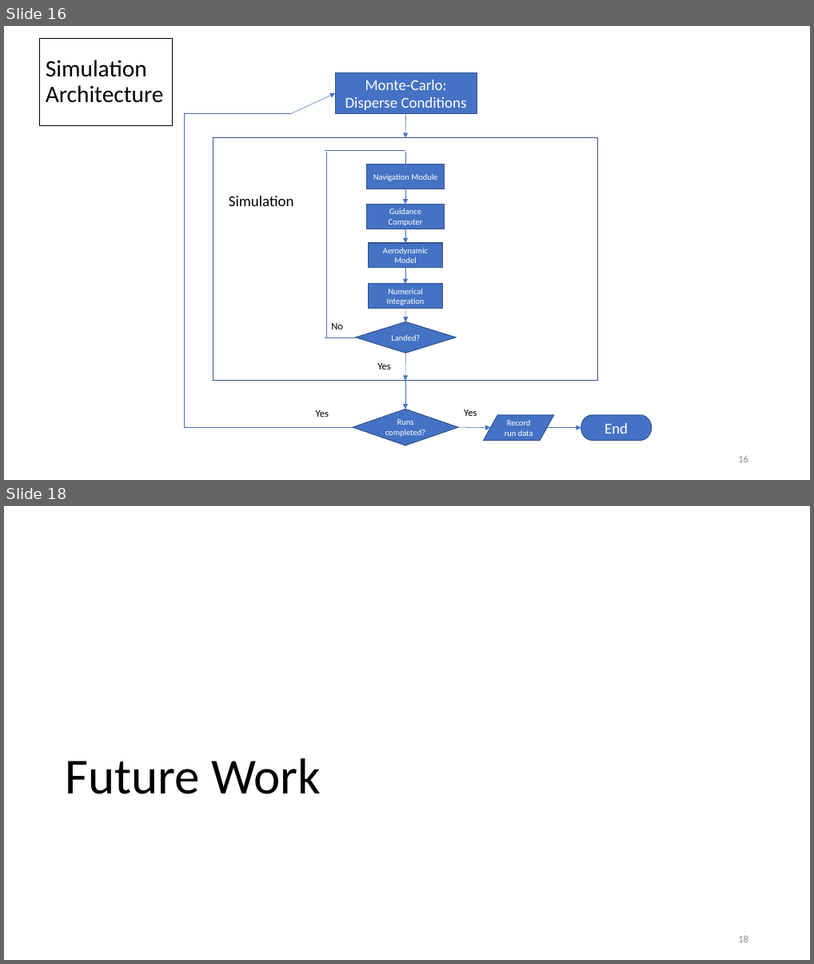
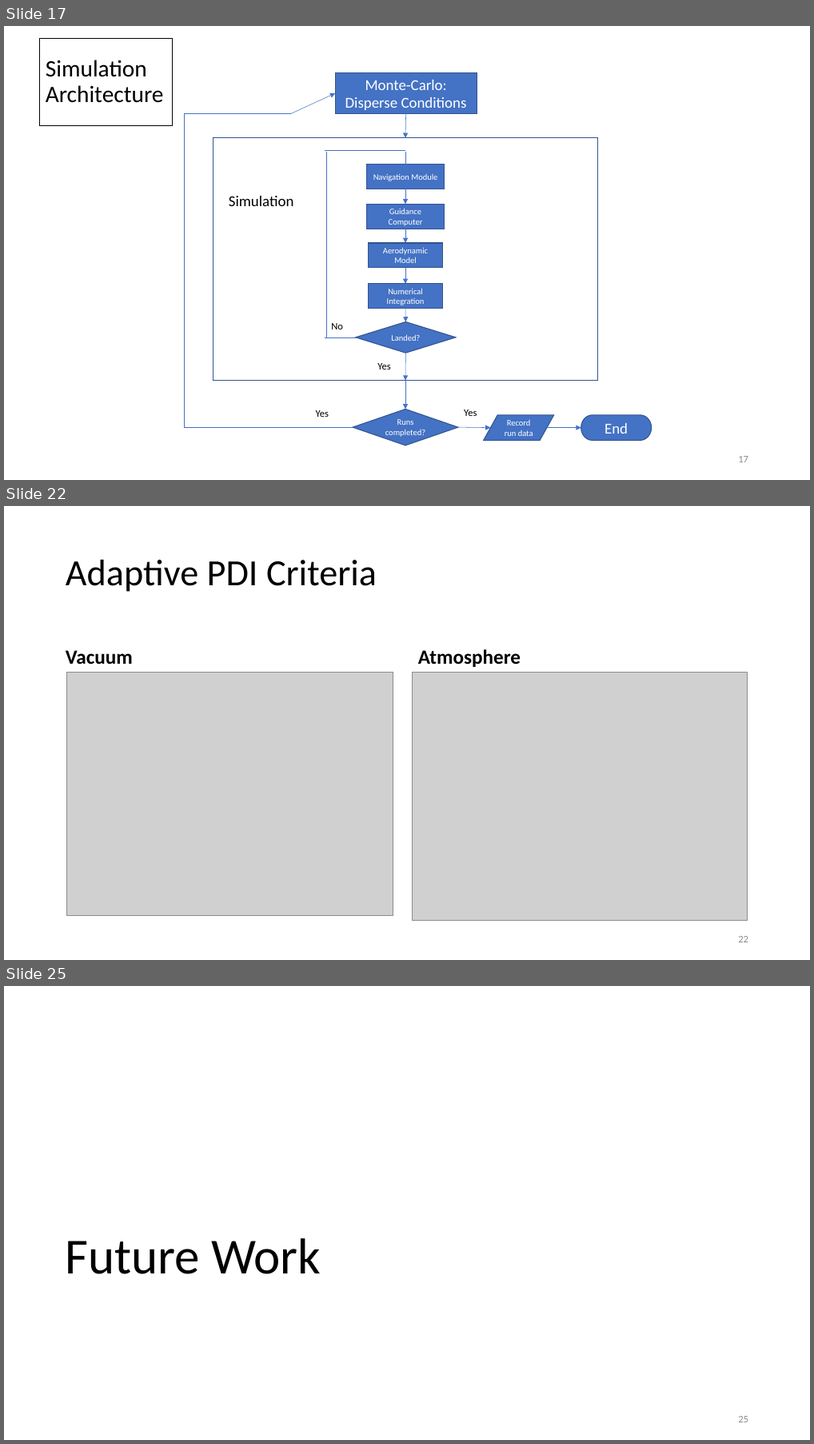
Before and after one commit to ldstrohl/Thesis, a slide deck: Written/Defense/Defense.pptx. Shown one above the other, each under a label of ours: slides 16 and 18 before the commit, slides 17, 22 and 25 after it; the slides between them are not shown. The pictures are 814x964 and 814x1444 pixels, drawn with LibreOffice and Linux fonts; fonts in the diff are those of the drawing; grey boxes stand for pictures. Boxes give left, top, right and bottom in pixels: in the first picture for what was removed or moved away, otherwise in the second. Text is boxed around its words. In the diff, an @@ line names an element or a change of style, - is before the commit and + after.

Commit message:
Finished Simulation section, started results
completed APDI criteria, E-Guidance vs. APDG, and Atmo vs. Vac

```diff
--- a/Written/Defense/Defense.pptx
+++ b/Written/Defense/Defense.pptx
@@ slide 22 added at (x1=4, y1=506, x2=810, y2=960), background #FFFFFF @@
@@ title added at (x1=66, y1=560, x2=377, y2=592), 44 pt, text #000000 @@
+Adaptive PDI Criteria
@@ text added at (x1=418, y1=649, x2=521, y2=667), 24 pt, text #000000, bold @@
+Atmosphere
@@ text added at (x1=66, y1=650, x2=133, y2=664), 24 pt, text #000000, bold @@
+Vacuum
@@ picture added at (x1=67, y1=672, x2=394, y2=916) @@
@@ picture added at (x1=412, y1=672, x2=748, y2=920) @@
@@ page number added at (x1=738, y1=936, x2=749, y2=942), 12 pt, text #8C8C8C @@
+22
@@ what was slide 16 is now slide 17 @@
@@ page number at (x1=738, y1=456, x2=749, y2=462): text changed @@
-16
+17
@@ what was slide 18 is now slide 25 @@
@@ page number at (x1=738, y1=1416, x2=749, y2=1422): text changed @@
-18
+25
```
Also in this commit, not shown: 1 slide changed, 6 other slides added, 1 other file.
